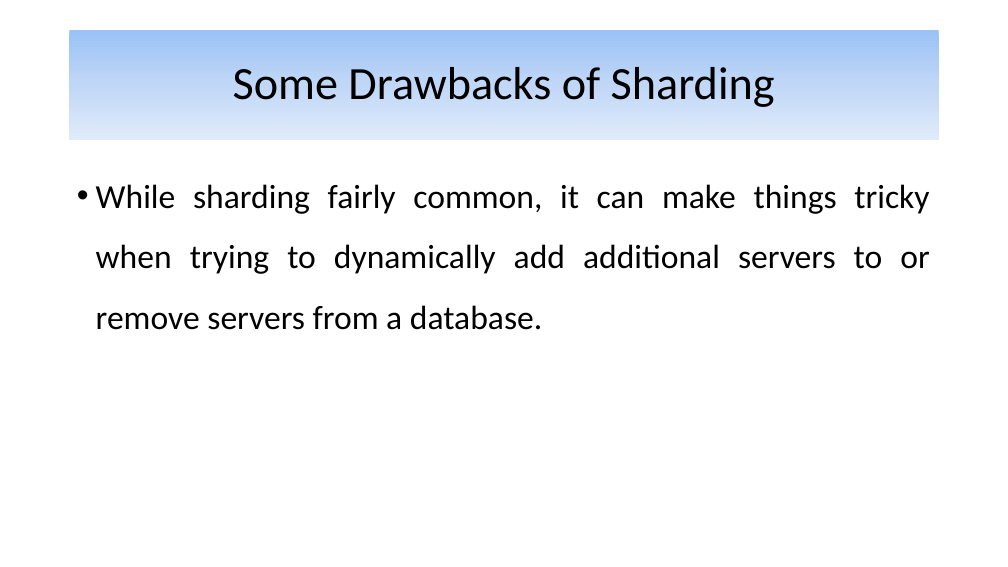
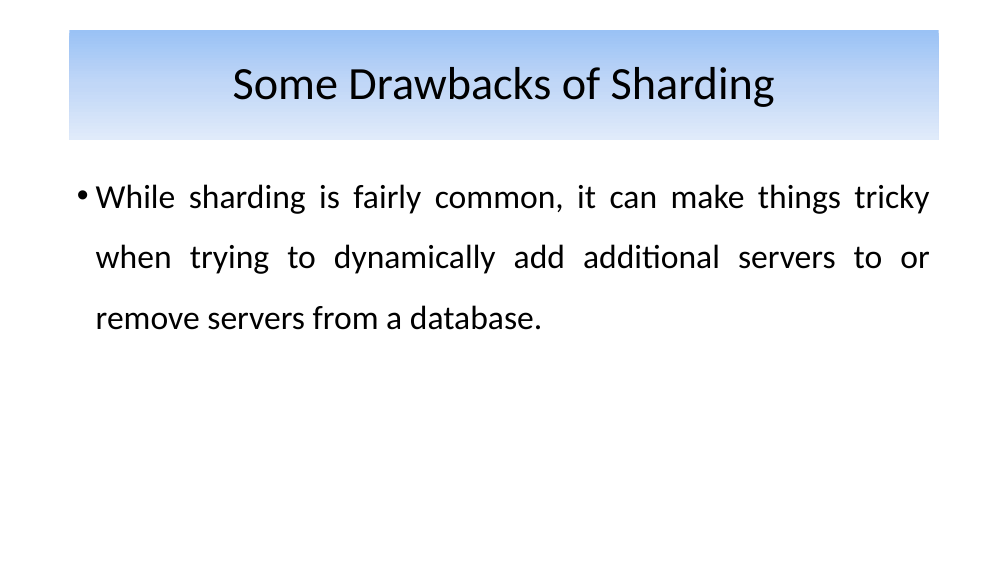
Before and after one commit to alijfri99/presentations, a slide deck: slide 37 of Advanced DBMS Presentation.pptx (slide 38 before the commit). Drawn at 1008x567 pixels with LibreOffice and Linux fonts; fonts in the diff are those of the drawing. Boxes give left, top, right and bottom in pixels: in the first picture for what was removed or moved away, otherwise in the second. Text is boxed around its words. In the diff, an @@ line names an element or a change of style, - is before the commit and + after.

```diff
--- a/Advanced DBMS Presentation.pptx
+++ b/Advanced DBMS Presentation.pptx
@@ text at (96,184,929,330): text changed @@
-• While sharding fairly common, it can make things tricky when trying to dynamically add additional servers to or remove servers from a database.
+• While sharding is fairly common, it can make things tricky when trying to dynamically add additional servers to or remove servers from a database.
```
Also in this commit, not shown: 1 other slide changed, 1 slide removed.
